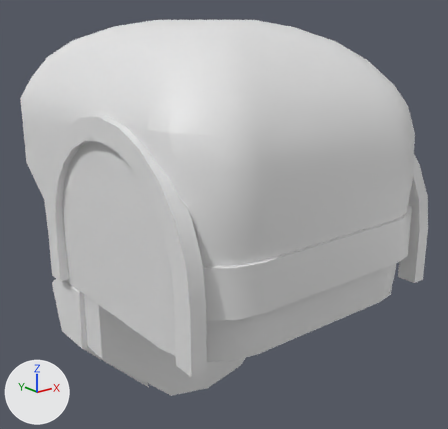
One commit to the OBJ model assets/meshes/head/Titan_HeadMain.obj: the scene before it, then after it.
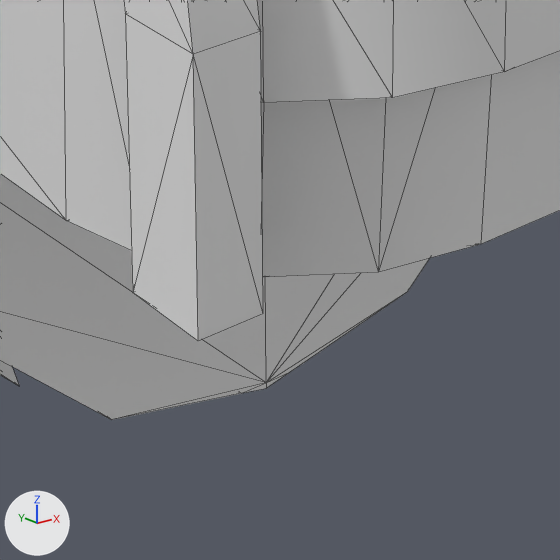
Each version appears first whole from a camera (50 mm lens) standing at (-3.36, -4.57, 1.81) and looking at (0.21, -0.11, 0.03), and next in a close-up on the part from 32% to 62% of the width and 69% to 100% of the height. Arrows for +X, +Y and +Z are at lower left; the lights stay in place. The first two pictures are the older version. The close-ups show mesh edges as thin lines. Where no turn or scale is listed for an object, it has been applied to the vertices.

The first close-up shows 'Titan_HeadMain'.
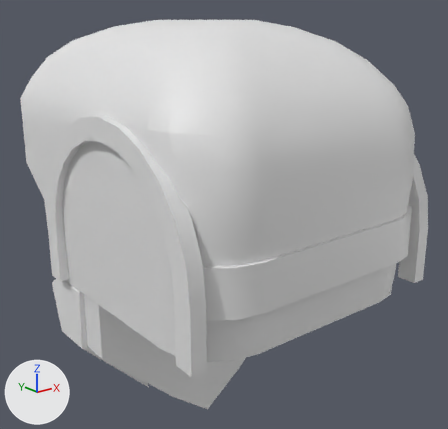
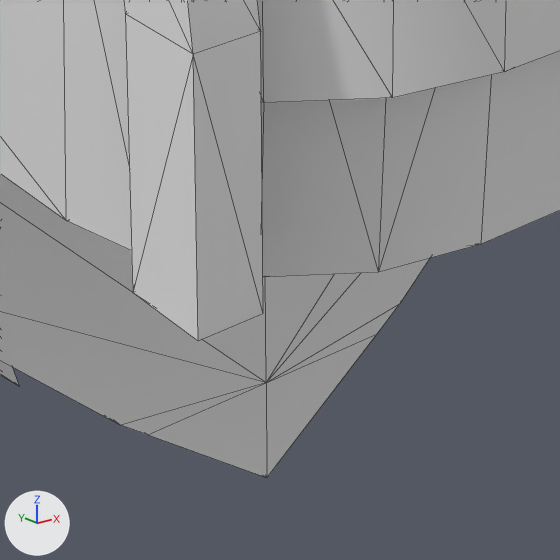
The newer file is also turned or shifted as a whole; pictures and numbers use the older file's frame.

Boxes (x1, y1, x2, y2) around the edits, measured in the close-ups (560 x 560 px; the box of a moved part takes in the faces that stretch with it):
'Titan_HeadMain', reshaped
    before: (0, 0, 560, 420)
    after: (0, 0, 560, 478)
part 1 of me_titan_headmain, moved or reshaped
    before: (0, 258, 430, 420)
    after: (0, 258, 430, 478)

The change, as a list of edits to the scene's bpy script:
```text
Change me_titan_headmain:
    used by ob_titan_headmain; location = (0.0, 0.0, 0.0)
    remove me_titan_headmain.from_pydata(...)  # 360 vertices, 688 faces; spans x -1.29..1.29, y -1.73..1.73, z -1.82..1.82
    add me_titan_headmain.from_pydata(...)  # 360 vertices, 688 faces; spans x -1.29..1.29, y -1.73..1.73, z -2.07..1.82
    me_titan_headmain part 1
    me_titan_headmain.vertices[180].co: (-0.07, 0.97, -1.8) -> (-0.35, 0.76, -1.8)
    me_titan_headmain.vertices[181].co: (0.0, 1.02, -1.82) -> (0.0, 0.92, -2.07)
    me_titan_headmain.vertices[183].co: (-0.07, -0.1, -1.8) -> (-0.35, -0.1, -1.8)  # pixel (241, 393) -> pixel (147, 434)
    me_titan_headmain.vertices[185].co: (0.0, -0.1, -1.82) -> (0.0, -0.1, -2.07)  # pixel (266, 388) -> pixel (266, 477)
    me_titan_headmain.vertices[192].co: (-0.45, 0.72, -1.72) -> (-0.42, 0.73, -1.74)
    me_titan_headmain.vertices[193].co: (-0.45, -0.1, -1.72) -> (-0.42, -0.1, -1.74)  # pixel (111, 419) -> pixel (120, 425)
    me_titan_headmain.vertices[198].co: (0.07, 0.97, -1.8) -> (0.35, 0.76, -1.8)
    me_titan_headmain.vertices[199].co: (0.07, -0.1, -1.8) -> (0.35, -0.1, -1.8)  # pixel (290, 371) -> pixel (377, 333)
    me_titan_headmain.vertices[204].co: (0.45, 0.72, -1.72) -> (0.42, 0.73, -1.74)
    me_titan_headmain.vertices[205].co: (0.45, -0.1, -1.72) -> (0.42, -0.1, -1.74)  # pixel (407, 291) -> pixel (399, 303)
```
